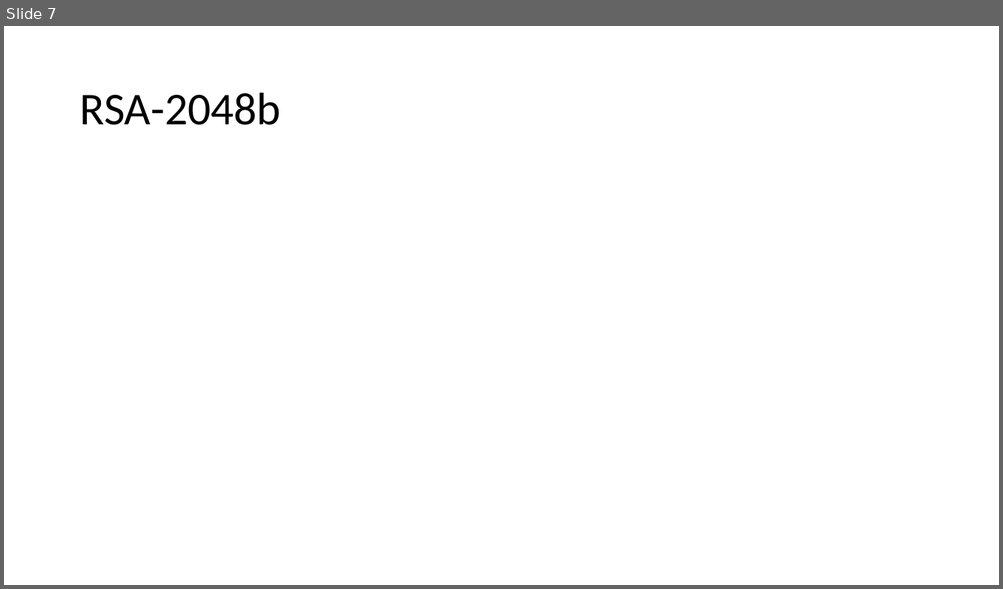
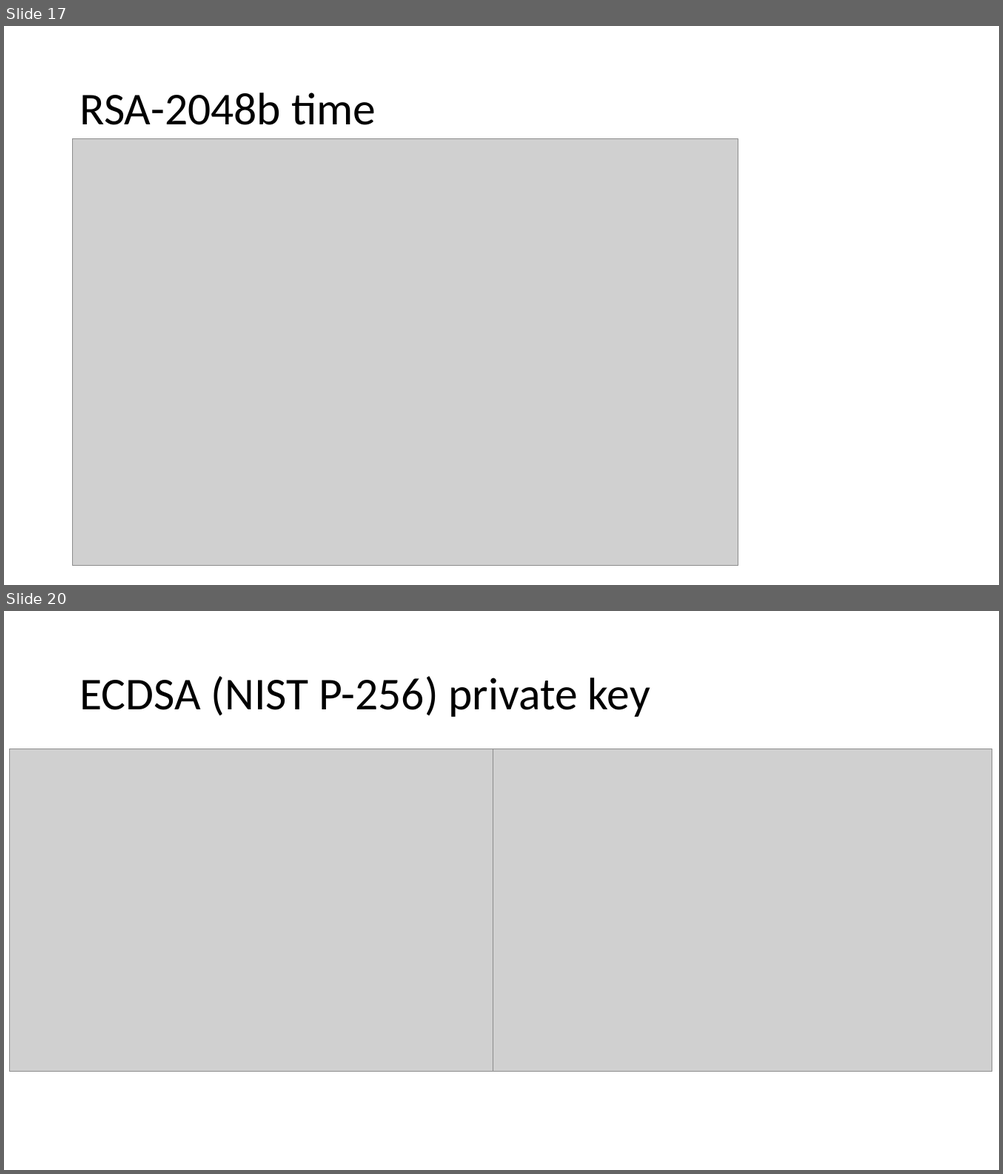
Before and after one commit to michal-cech/PV204-Project, a slide deck: vystupy/eng_BearSSL.pptx. Shown one above the other, each under a label of ours: slide 7 before the commit, slides 17 and 20 after it; the slides between them are not shown. The pictures are 1003x589 and 1003x1174 pixels, drawn with LibreOffice and Linux fonts; fonts in the diff are those of the drawing; grey boxes stand for pictures. Boxes give left, top, right and bottom in pixels: in the first picture for what was removed or moved away, otherwise in the second. Text is boxed around its words. In the diff, an @@ line names an element or a change of style, - is before the commit and + after.

```diff
--- a/vystupy/eng_BearSSL.pptx
+++ b/vystupy/eng_BearSSL.pptx
@@ slide 20 added at [4, 611, 999, 1170], background #FFFFFF @@
@@ title added at [79, 676, 650, 717], 44 pt, text #000000 @@
+ECDSA (NIST P-256) private key
@@ picture added at [9, 749, 509, 1072] @@
@@ picture added at [492, 749, 992, 1072] @@
@@ what was slide 7 is now slide 17 @@
@@ slide 17 changed as well @@
@@ title at [79, 93, 375, 125]: text changed @@
-RSA-2048b
+RSA-2048b time
@@ picture added at [73, 138, 738, 566] @@
```
Also in this commit, not shown: 1 other slide changed, 20 other slides added, 9 slides removed, 1 other file.
